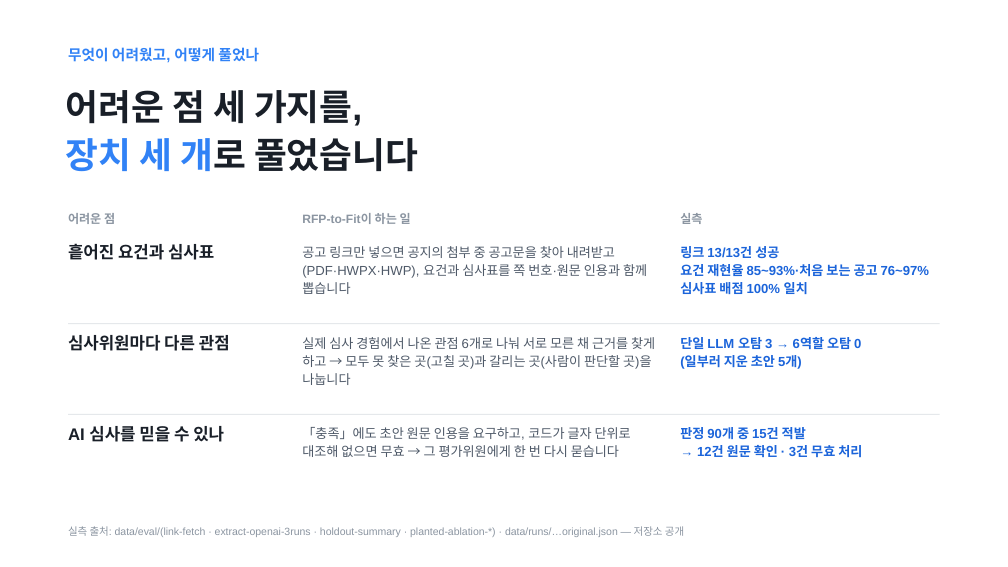
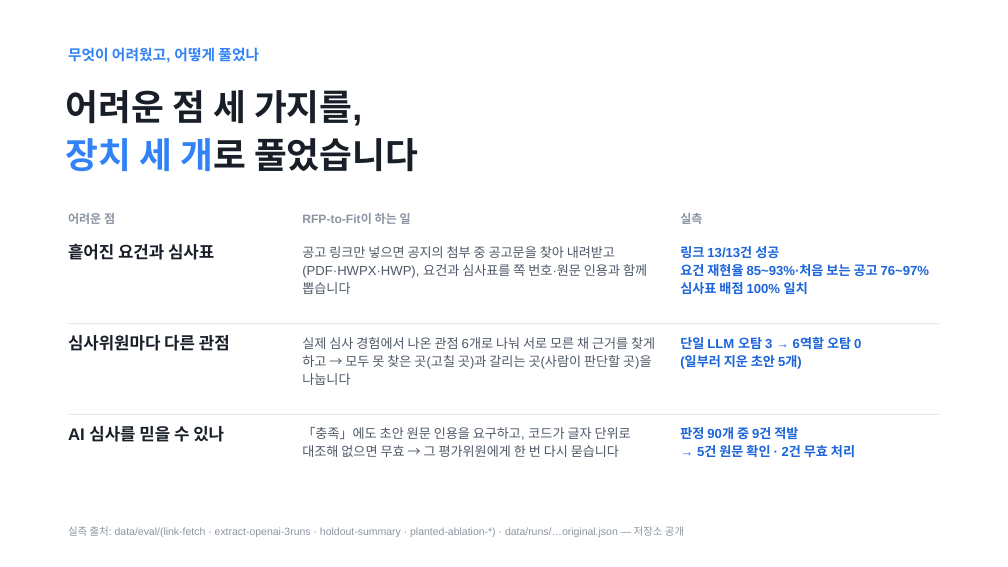
Before and after one commit to Ryugi62/rfp-to-fit, a slide deck: slide 3 of deliver/deck/RFP-to-Fit_루미아.pptx. Drawn at 1008x567 pixels with LibreOffice and Linux fonts; fonts in the diff are those of the drawing. Boxes give left, top, right and bottom in pixels: in the first picture for what was removed or moved away, otherwise in the second. Text is boxed around its words. In the diff, an @@ line names an element or a change of style, - is before the commit and + after.

```diff
--- a/deliver/deck/RFP-to-Fit_루미아.pptx
+++ b/deliver/deck/RFP-to-Fit_루미아.pptx
@@ text at box(680, 427, 855, 458): text changed @@
-판정 90개 중 15건 적발
-→ 12건 원문 확인 · 3건 무효 처리
+판정 90개 중 9건 적발
+→ 5건 원문 확인 · 2건 무효 처리
```
Also in this commit, not shown: 5 other slides changed, 17 other files.
